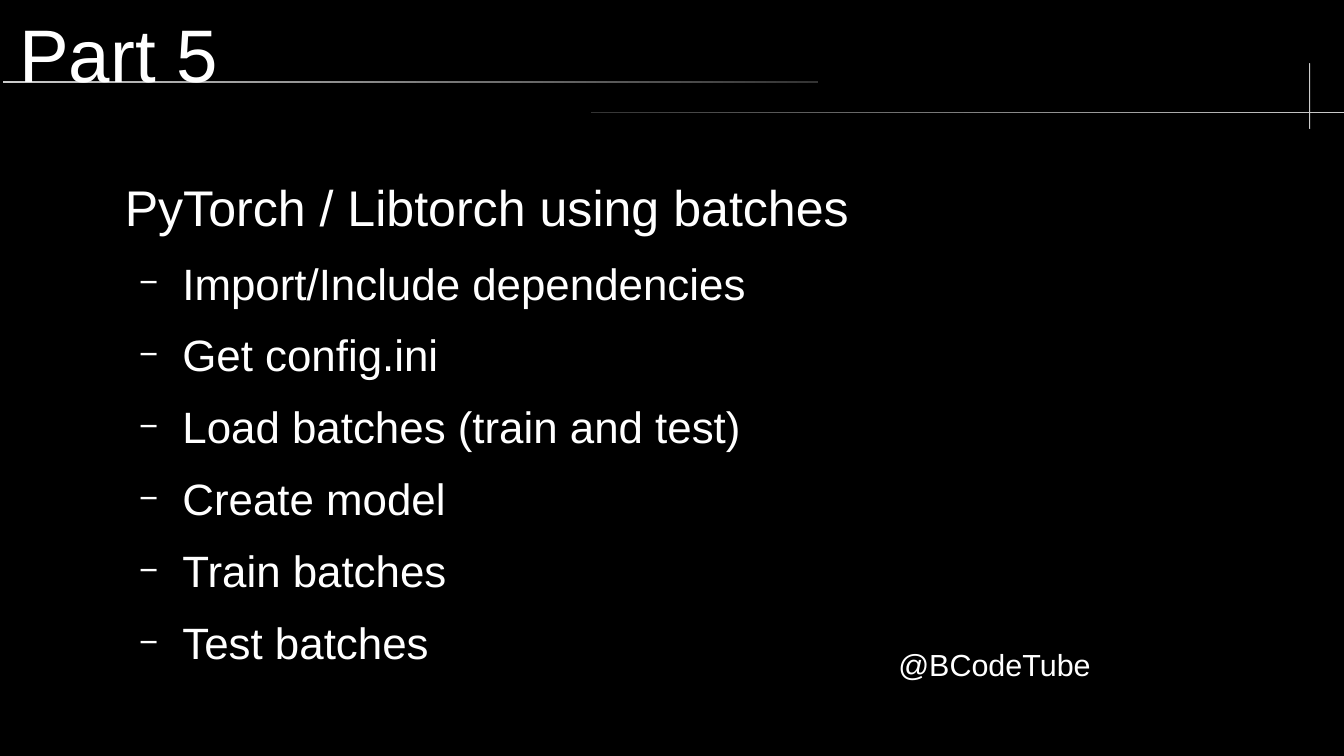
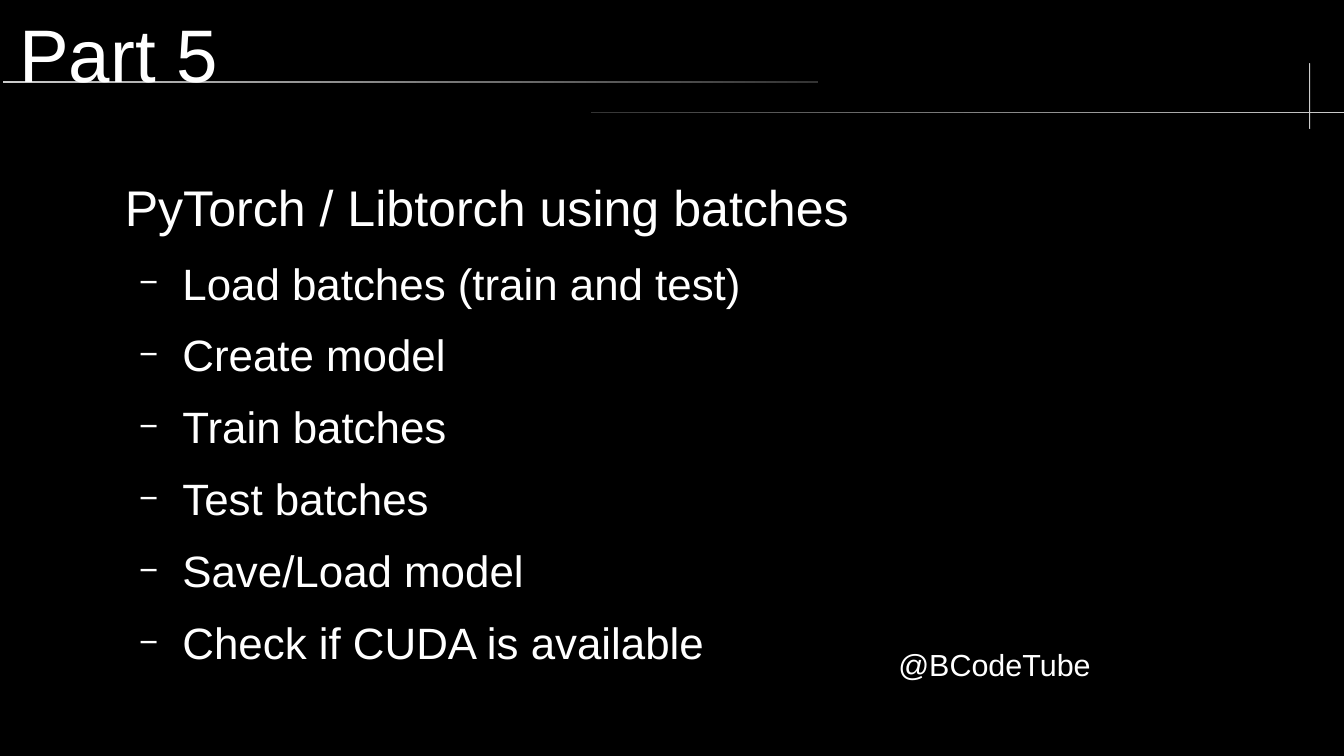
Before and after one commit to brccabral/Cpp_Python_MNIST, a slide deck: slide 15 of MNIST.odp. Drawn at 1344x756 pixels with LibreOffice and Linux fonts; fonts in the diff are those of the drawing; background and template pictures are left out. Boxes give left, top, right and bottom in pixels: in the first picture for what was removed or moved away, otherwise in the second. Text is boxed around its words. In the diff, an @@ line names an element or a change of style, - is before the commit and + after.

Commit message:
updated part 5

```diff
--- a/MNIST.odp
+++ b/MNIST.odp
@@ text at (182, 268, 745, 380): paragraphs removed @@
-  − Import/Include dependencies
-  − Get config.ini
@@ text at (182, 555, 704, 660): paragraphs added @@
+  − Save/Load model
+  − Check if CUDA is available
```
Also in this commit, not shown: 1 other slide changed.
